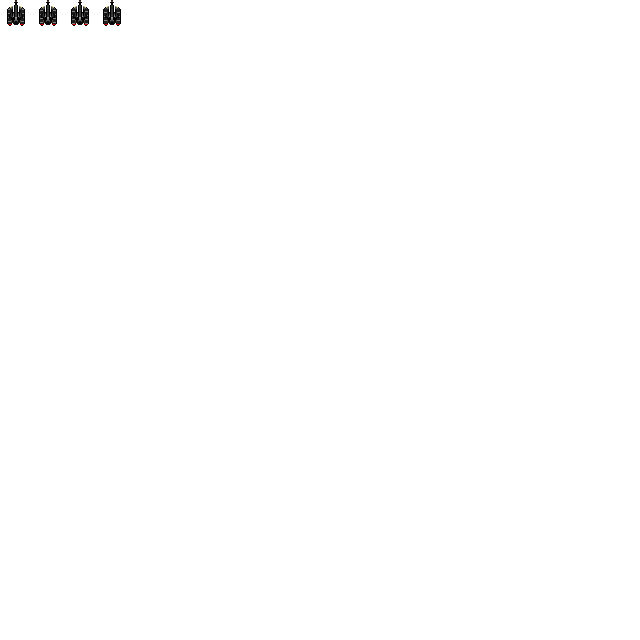
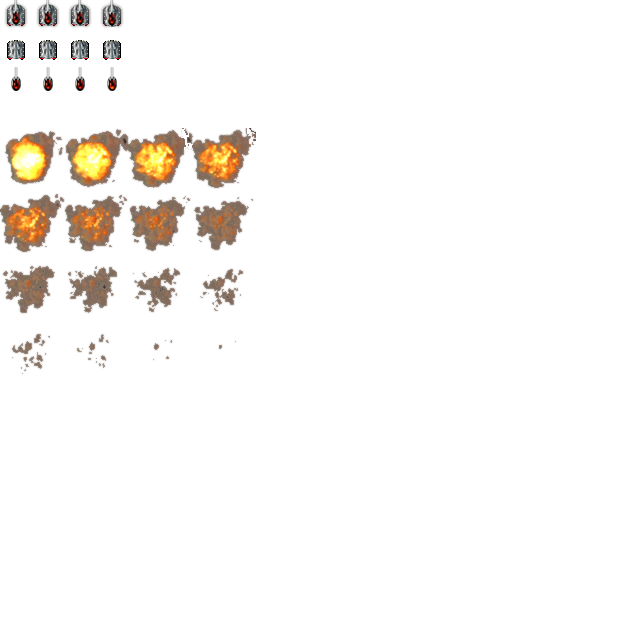
Two versions of the same layered image (640px x 640px). Layer-by-layer changes:
removed layer "tank4" over [103, 0, 121, 26]
removed layer "tank3" over [71, 0, 89, 26]
renamed "tank2" to "Layer 1", painted on it over [0, 0, 256, 375]
renamed "tank1" to "Layer 0", painted on it over [4, 0, 124, 91]
